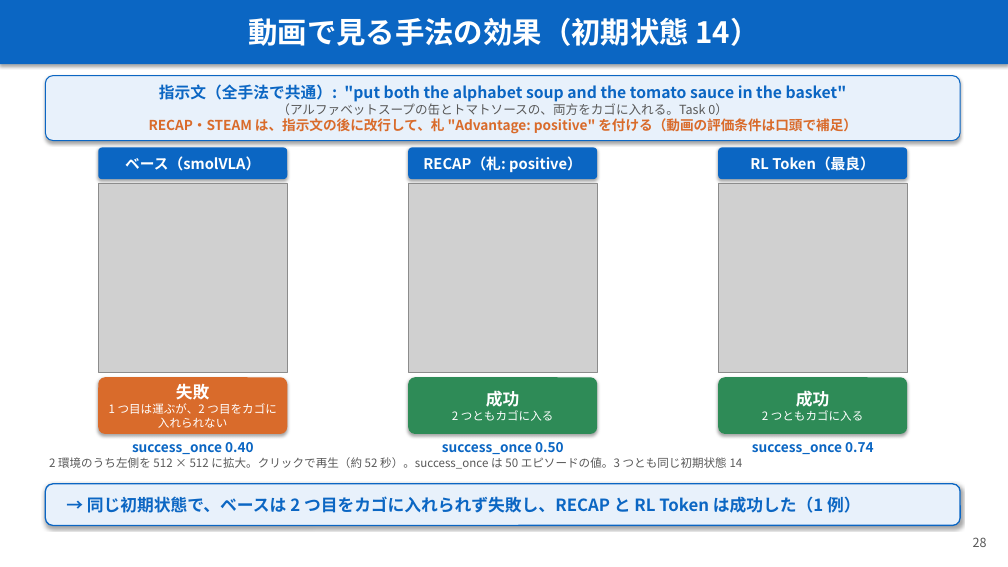
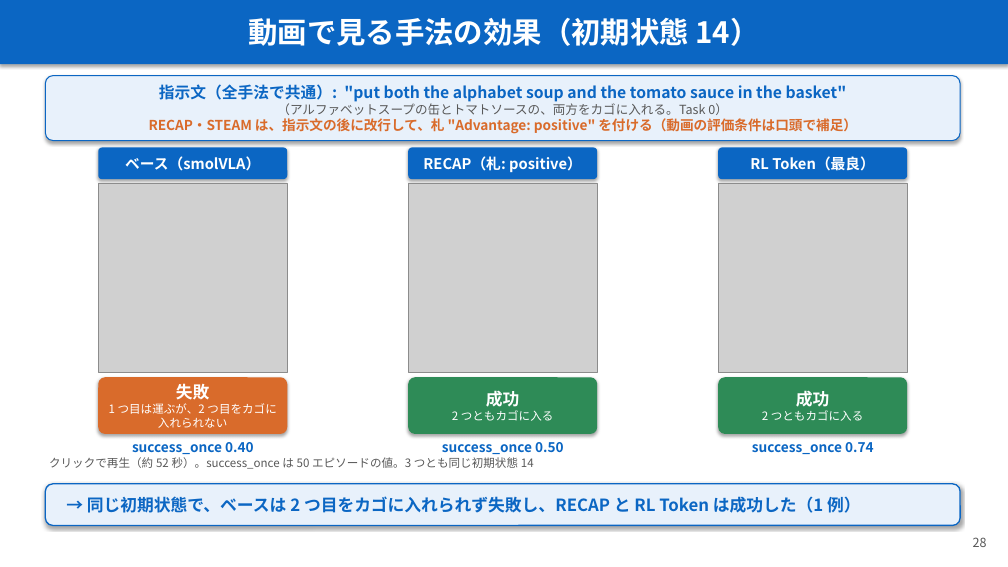
Before and after one commit to Junhand/libero_RL, a slide deck: slide 28 of docs/RECAP_STEAM_RLToken.pptx. Drawn at 1008x567 pixels with LibreOffice and Linux fonts; fonts in the diff are those of the drawing; grey boxes stand for pictures. Boxes give left, top, right and bottom in pixels: in the first picture for what was removed or moved away, otherwise in the second. Text is boxed around its words. In the diff, an @@ line names an element or a change of style, - is before the commit and + after.

```diff
--- a/docs/RECAP_STEAM_RLToken.pptx
+++ b/docs/RECAP_STEAM_RLToken.pptx
@@ text at (49, 457, 534, 469): text changed @@
-2 環境のうち左側を 512 × 512 に拡大。クリックで再生（約 52 秒）。success_once は 50 エピソードの値。3 つとも同じ初期状態 14
+クリックで再生（約 52 秒）。success_once は 50 エピソードの値。3 つとも同じ初期状態 14
```
Also in this commit, not shown: 3 other slides changed, 1 other file.
